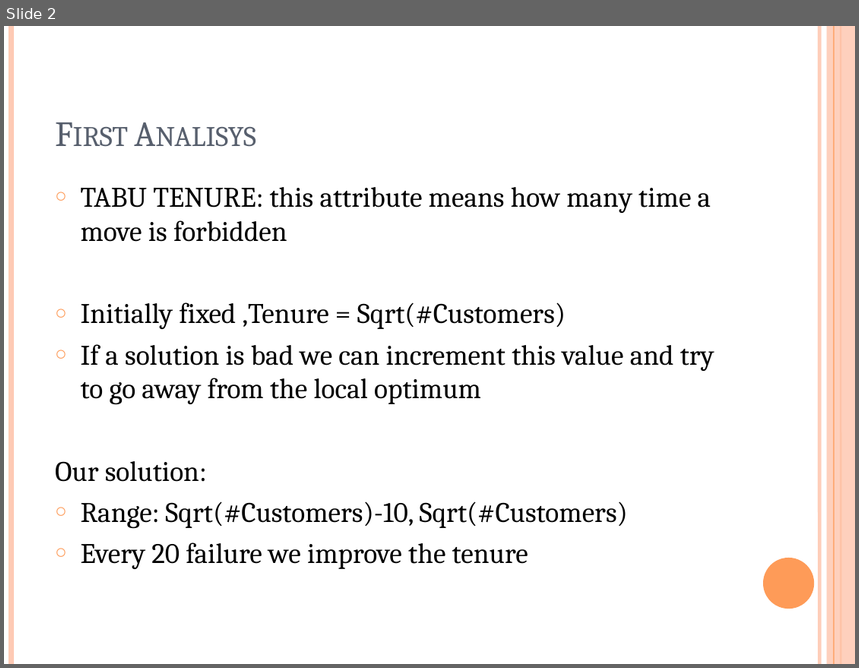
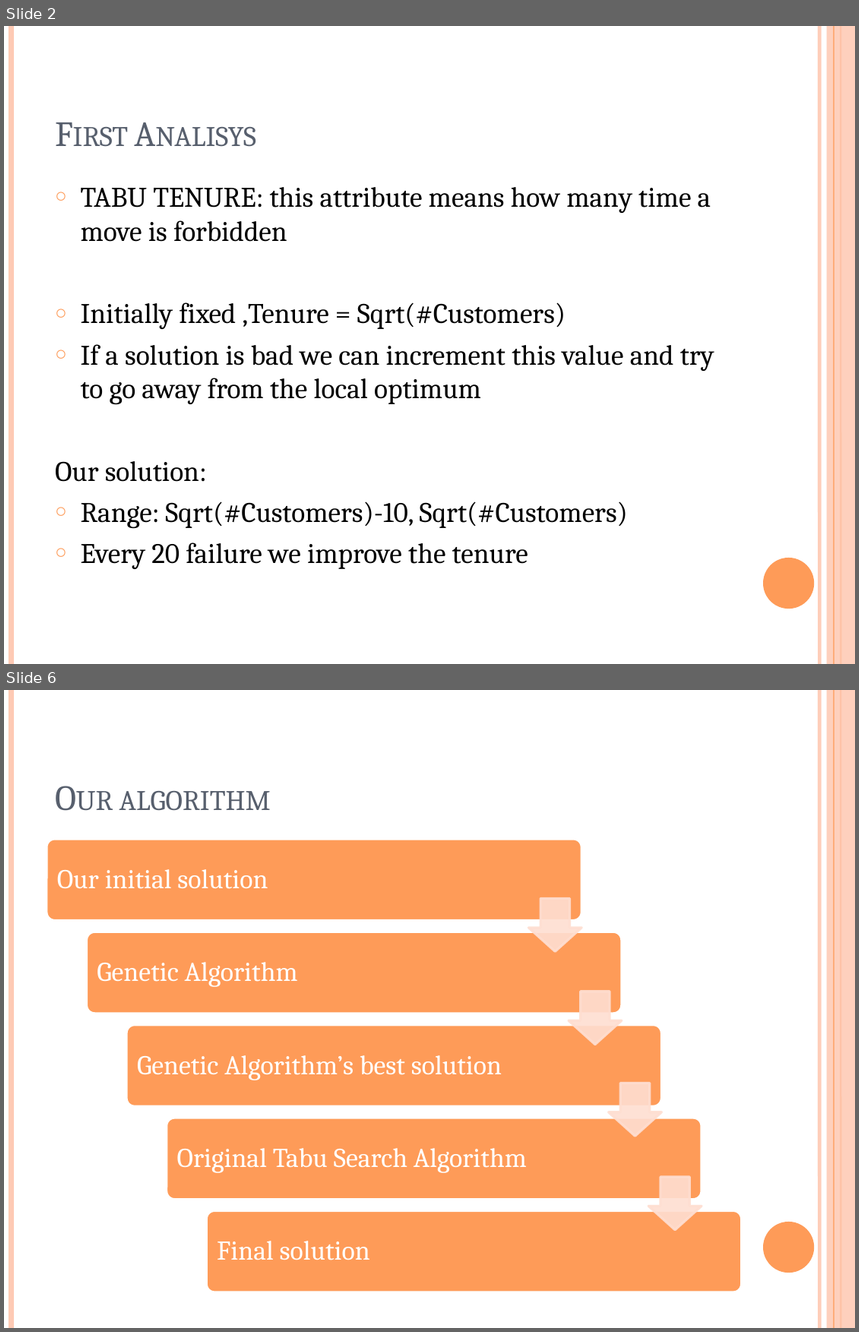
Before and after one commit to matteougolotti/OMA-Assignment, a slide deck: Documenti/OMA ASSIGNMENT 2014.pptx. Shown one above the other, each under a label of ours: slide 2 before the commit, slides 2 and 6 after it; the slides between them are not shown. The pictures are 859x668 and 859x1332 pixels, drawn with LibreOffice and Linux fonts; fonts in the diff are those of the drawing. Boxes give left, top, right and bottom in pixels: in the first picture for what was removed or moved away, otherwise in the second. Text is boxed around its words. In the diff, an @@ line names an element or a change of style, - is before the commit and + after.

```diff
--- a/Documenti/OMA ASSIGNMENT 2014.pptx
+++ b/Documenti/OMA ASSIGNMENT 2014.pptx
@@ slide 6 added at box(4, 690, 855, 1328), background #FFFFFF; not listed: 6 template elements that a slide beside it also shows @@
@@ title added at box(120, 791, 271, 811), 30 pt, text #575F6D, small capitals @@
+Our algorithm
@@ group added at box(47, 839, 742, 1293): 5 rounded rectangles, 5 texts, 4 down arrows @@
+Our initial solution
+Genetic Algorithm
+Genetic Algorithm’s best solution
+Original Tabu Search Algorithm
+Final solution
```
Also in this commit, not shown: 1 slide changed, 4 other slides added, 1 slide removed.
